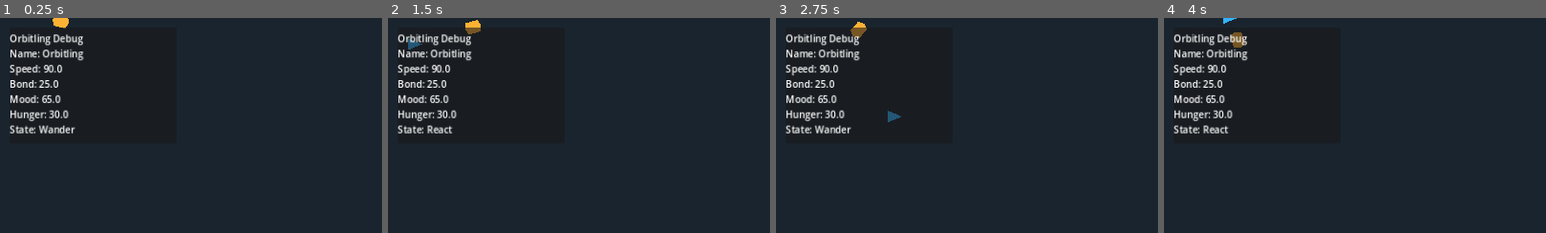
Above: before the commit, frames 1-4 (left to right).
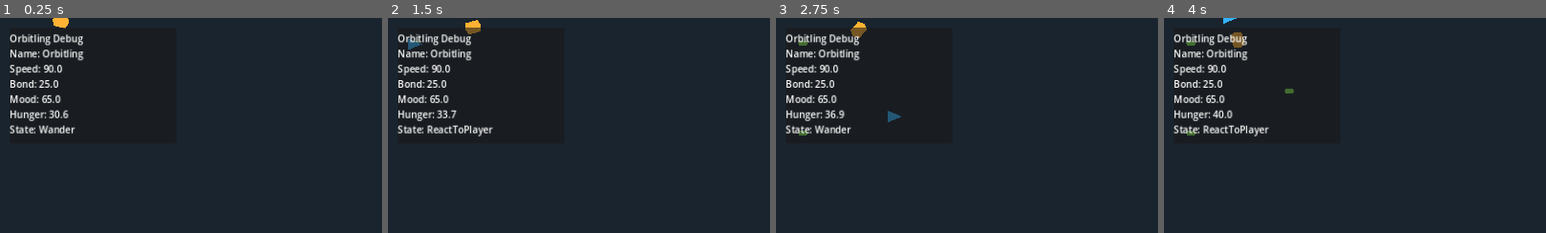
Above: after the commit, the same moments.

Repository: Grevyo/grev-dad-site
Game: Godot game, scene res://scenes/main/Main.tscn
The game is run twice, just before and just after one commit, with the same random seed, the same clock (stepped at 60 frames per second) and the same inputs.
Inputs:
- Up to frame 1 (0.25 s): no input
- Up to frame 2 (1.5 s): hold D (move_right) 0.53-1.28 s; hold F (spawn_food, bound only after the commit) 0.53-1.28 s; tap Enter at 1.25 s; hold S (move_down) from 1.28 s (still down); tap F (spawn_food, bound only after the commit) at 1.35 s
- Up to frame 3 (2.75 s): tap Space at 2 s; release S (move_down) at 2.03 s; hold D (move_right) from 2.03 s (still down); hold F (spawn_food, bound only after the commit) from 2.03 s (still down)
- Up to frame 4 (4 s): tap Enter at 2.75 s; release D (move_right) at 2.78 s; release F (spawn_food, bound only after the commit) at 2.78 s; hold W (move_up) 2.78-3.53 s; tap F (spawn_food, bound only after the commit) at 2.85 s; hold A (move_left) from 3.53 s (still down); hold F (spawn_food, bound only after the commit) from 3.53 s (still down)
The pictures show only the part of the screen within x 0-50%, y 0-50%; the shares and areas given below are measured in that part.

The runs differ from the first frame. In frame 1, less than 0.1% of the frame differs, in the area x 16-18%, y 43-46%; in frame 2, 0.4%; in frame 3, 0.1%; in frame 4, 0.5%, in the area x 5-34%, y 10-56%.

Commit message:
Add first Orbitling food care interaction loop

Diff:
--- a/project.godot
+++ b/project.godot
@@ -29,3 +29,7 @@
 "deadzone": 0.5,
 "events": [Object(InputEventKey,"resource_local_to_scene":false,"resource_name":"","device":-1,"window_id":0,"alt_press …(191 unchanged characters)…
 }
+spawn_food={
+"deadzone": 0.5,
+"events": [Object(InputEventKey,"resource_local_to_scene":false,"resource_name":"","device":-1,"window_id":0,"alt_pressed":false,"shift_pressed":false,"ctrl_pressed":false,"meta_pressed":false,"pressed":false,"keycode":0,"physical_keycode":70,"key_label":0,"unicode":0,"location":0,"echo":false,"script":null)]
+}
--- /dev/null
+++ b/scenes/food/Food.tscn
@@ -0,0 +1,10 @@
+[gd_scene load_steps=2 format=3]
+
+[ext_resource type="Script" path="res://scripts/food.gd" id="1"]
+
+[node name="Food" type="Node2D" groups=["food"]]
+script = ExtResource("1")
+
+[node name="Body" type="Polygon2D" parent="."]
+color = Color(0.5, 0.9, 0.3, 1)
+polygon = PackedVector2Array(-6, -4, 6, -4, 8, 0, 6, 4, -6, 4, -8, 0)
--- a/scenes/home/HomePlanet.tscn
+++ b/scenes/home/HomePlanet.tscn
@@ -1,8 +1,9 @@
-[gd_scene load_steps=4 format=3]
+[gd_scene load_steps=5 format=3]
 
 [ext_resource type="PackedScene" path="res://scenes/player/Player.tscn" id="1"]
 [ext_resource type="PackedScene" path="res://scenes/creatures/Orbitling.tscn" id="2"]
 [ext_resource type="PackedScene" path="res://scenes/ui/DebugUI.tscn" id="3"]
+[ext_resource type="PackedScene" path="res://scenes/food/Food.tscn" id="4"]
 
 [node name="HomePlanet" type="Node2D"]
 
@@ -13,8 +14,12 @@
 offset_bottom = 360.0
 color = Color(0.1, 0.14, 0.18, 1)
 
+[node name="FoodContainer" type="Node2D" parent="."]
+
 [node name="Player" parent="." instance=ExtResource("1")]
 position = Vector2(-120, 0)
+food_scene = ExtResource("4")
+food_container_path = NodePath("../FoodContainer")
 
 [node name="Orbitling" parent="." instance=ExtResource("2")]
 position = Vector2(80, 0)
--- a/scripts/creatures/orbitling.gd
+++ b/scripts/creatures/orbitling.gd
@@ -5,12 +5,20 @@
 @export var reaction_distance: float = 120.0
 @export var idle_pause_min: float = 0.6
 @export var idle_pause_max: float = 1.6
+@export var hunger_increase_per_second: float = 2.5
+@export var hunger_seek_threshold: float = 45.0
+@export var food_detect_radius: float = 220.0
+@export var eat_distance: float = 12.0
+@export var eat_time_seconds: float = 0.65
+@export var follow_player_bond_threshold: float = 85.0
 
 var state_machine: CreatureStateMachine = CreatureStateMachine.new()
 var player: Node2D
 var home_position: Vector2
 var wander_target: Vector2
 var idle_timer: float = 0.0
+var eat_timer: float = 0.0
+var target_food: Node2D
 
 @onready var body: Node2D = $Body
 
@@ -25,11 +33,52 @@
 	player = player_node
 
 func _process(delta: float) -> void:
-	if player and global_position.distance_to(player.global_position) <= reaction_distance:
-		state_machine.set_state("React")
+	_increase_hunger(delta)
+
+	if player and global_position.distance_to(player.global_position) <= reaction_distance and state_machine.current_state != "Eat":
+		state_machine.set_state("ReactToPlayer")
 		_look_at_player()
 		return
 
+	if stats.bond >= follow_player_bond_threshold:
+		state_machine.set_state("FollowPlayer")
+		_look_at_player()
+		return
+
+	if _should_seek_food():
+		_run_seek_food(delta)
+		return
+
+	_run_wander(delta)
+
+func _increase_hunger(delta: float) -> void:
+	stats.hunger = clamp(stats.hunger + (hunger_increase_per_second * delta), 0.0, 100.0)
+
+func _should_seek_food() -> bool:
+	if stats.hunger < hunger_seek_threshold and state_machine.current_state != "SeekFood" and state_machine.current_state != "Eat":
+		target_food = null
+		return false
+
+	target_food = _find_nearest_food(food_detect_radius)
+	return target_food != null
+
+func _run_seek_food(delta: float) -> void:
+	if target_food == null or not is_instance_valid(target_food):
+		target_food = null
+		state_machine.set_state("Wander")
+		return
+
+	var to_food := target_food.global_position - global_position
+	if to_food.length() <= eat_distance:
+		state_machine.set_state("Eat")
+		eat_timer = eat_time_seconds
+		return
+
+	state_machine.set_state("SeekFood")
+	global_position += to_food.normalized() * stats.speed * delta
+	body.rotation = to_food.angle()
+
+func _run_wander(delta: float) -> void:
 	if state_machine.current_state != "Wander":
 		state_machine.set_state("Wander")
 
@@ -49,6 +98,8 @@
 	body.rotation = to_target.angle()
 
 func _look_at_player() -> void:
+	if player == null:
+		return
 	var to_player := player.global_position - global_position
 	if to_player.length() > 0.01:
 		body.rotation = to_player.angle()
@@ -57,3 +108,37 @@
 	var angle := randf_range(0.0, TAU)
 	var distance := randf_range(20.0, wander_radius)
 	wander_target = home_position + Vector2.RIGHT.rotated(angle) * distance
+
+func _find_nearest_food(radius: float) -> Node2D:
+	var nearest_food: Node2D
+	var nearest_distance := radius
+	for node in get_tree().get_nodes_in_group("food"):
+		if node is Node2D and is_instance_valid(node):
+			var distance := global_position.distance_to(node.global_position)
+			if distance <= nearest_distance:
+				nearest_distance = distance
+				nearest_food = node
+	return nearest_food
+
+func _physics_process(delta: float) -> void:
+	if state_machine.current_state != "Eat":
+		return
+	if target_food == null or not is_instance_valid(target_food):
+		state_machine.set_state("Wander")
+		return
+	eat_timer -= delta
+	if eat_timer > 0.0:
+		return
+	_apply_food_effects(target_food)
+	target_food = null
+	state_machine.set_state("Wander")
+
+func _apply_food_effects(food_node: Node2D) -> void:
+	var nutrition: float = 15.0
+	if food_node.has_method("consume"):
+		nutrition = food_node.consume()
+	else:
+		food_node.queue_free()
+	stats.hunger = clamp(stats.hunger - nutrition, 0.0, 100.0)
+	stats.mood = clamp(stats.mood + 4.0, 0.0, 100.0)
+	stats.bond = clamp(stats.bond + 2.0, 0.0, 100.0)
--- /dev/null
+++ b/scripts/food.gd
@@ -0,0 +1,8 @@
+extends Node2D
+class_name Food
+
+@export_range(0.0, 100.0) var nutrition: float = 22.0
+
+func consume() -> float:
+	queue_free()
+	return nutrition
--- a/scripts/player/player_controller.gd
+++ b/scripts/player/player_controller.gd
@@ -1,9 +1,30 @@
 extends CharacterBody2D
 
 @export var move_speed: float = 220.0
+@export var food_scene: PackedScene
+@export var food_container_path: NodePath = NodePath("../FoodContainer")
+@export var spawn_distance: float = 28.0
+
+var last_move_direction: Vector2 = Vector2.RIGHT
 
 func _physics_process(_delta: float) -> void:
 	# Get keyboard input from custom input actions set in project.godot.
 	var move_input := Input.get_vector("move_left", "move_right", "move_up", "move_down")
+	if move_input.length() > 0.01:
+		last_move_direction = move_input.normalized()
 	velocity = move_input * move_speed
 	move_and_slide()
+
+func _unhandled_input(event: InputEvent) -> void:
+	if event.is_action_pressed("spawn_food"):
+		_spawn_food()
+
+func _spawn_food() -> void:
+	if food_scene == null:
+		return
+	var container := get_node_or_null(food_container_path)
+	if container == null:
+		return
+	var food = food_scene.instantiate()
+	food.global_position = global_position + (last_move_direction * spawn_distance)
+	container.add_child(food)
